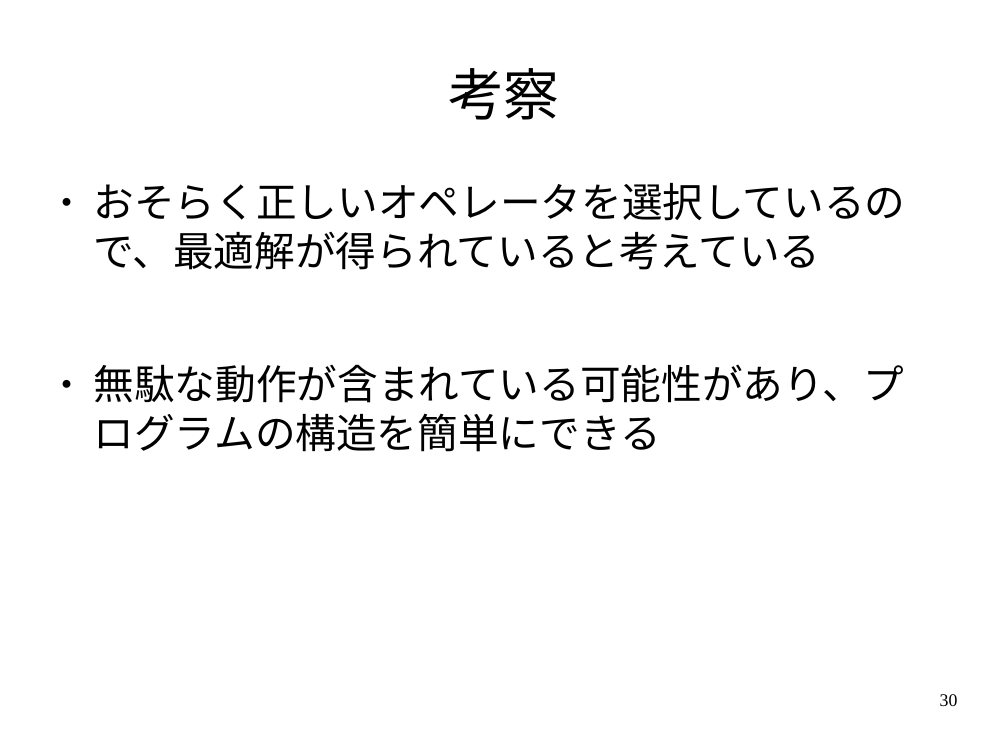
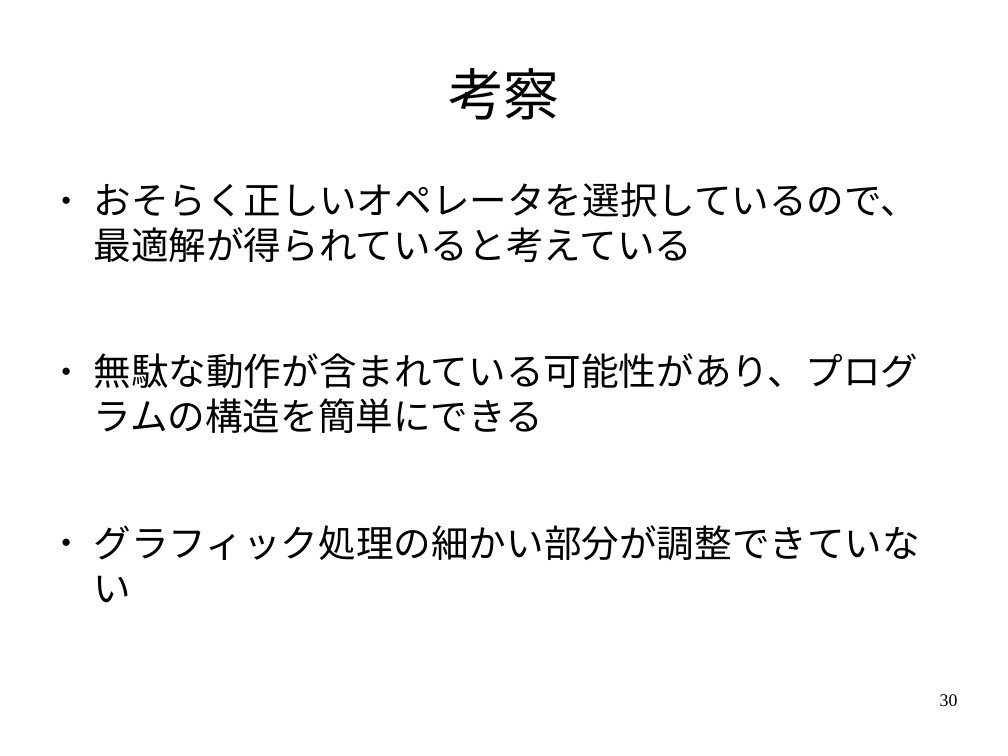
Before and after one commit to ProjectKT/NOAHPlanner, a slide deck: slide 30 of Grep8/発表スライド.odp. Drawn at 1008x756 pixels with LibreOffice and Linux fonts; fonts in the diff are those of the drawing. Boxes give left, top, right and bottom in pixels: in the first picture for what was removed or moved away, otherwise in the second. Text is boxed around its words. In the diff, an @@ line names an element or a change of style, - is before the commit and + after.

```diff
--- a/Grep8/発表スライド.odp
+++ b/Grep8/発表スライド.odp
@@ text at [94, 182, 919, 433]: size 32 to 29.6 pt in "おそらく正しいオペレータを選択しているので、最適解が得られていると考えている", "無駄な動作が含まれている可能性があり、プログラムの構造を簡単にできる" @@
@@ text at [94, 525, 921, 603]: paragraph added @@
+● グラフィック処理の細かい部分が調整できていない
```
Also in this commit, not shown: 1 other slide changed, 2 other files.
